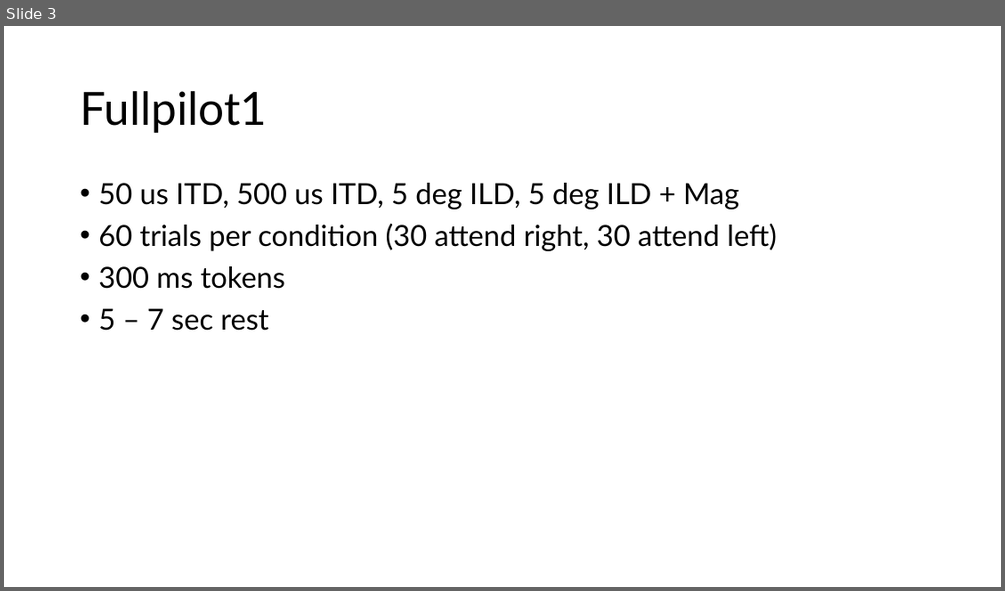
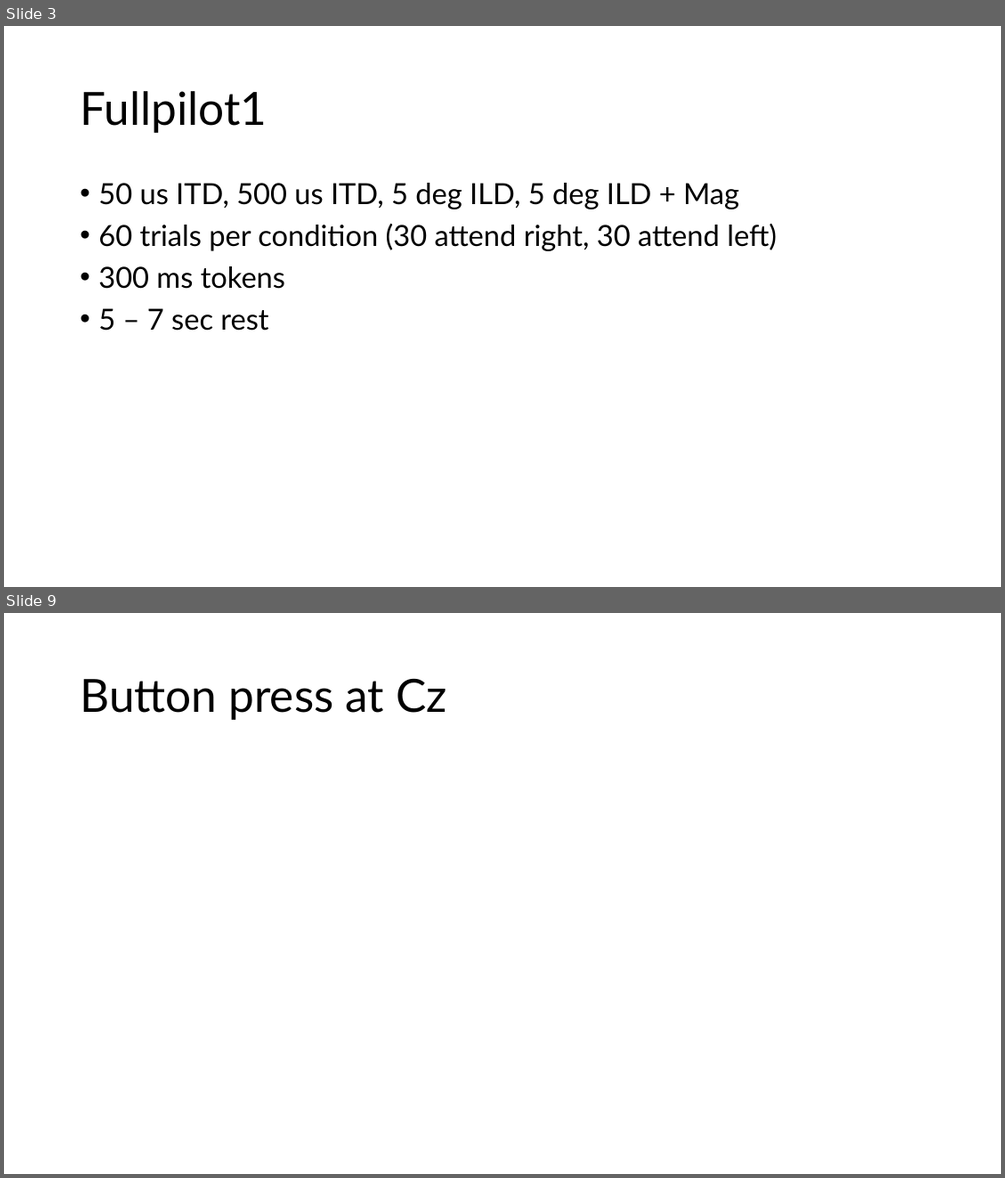
Before and after one commit to brichard28/MILD-Master, a slide deck: mild_master_neuroimaging_pilot.pptx. Shown one above the other, each under a label of ours: slide 3 before the commit, slides 3 and 9 after it; the slides between them are not shown. The pictures are 1005x591 and 1005x1178 pixels, drawn with LibreOffice and Linux fonts; fonts in the diff are those of the drawing. Boxes give left, top, right and bottom in pixels: in the first picture for what was removed or moved away, otherwise in the second. Text is boxed around its words. In the diff, an @@ line names an element or a change of style, - is before the commit and + after.

```diff
--- a/mild_master_neuroimaging_pilot.pptx
+++ b/mild_master_neuroimaging_pilot.pptx
@@ slide 9 added at <box>4,613,1001,1174</box>, background #FFFFFF @@
@@ title added at <box>80,678,446,720</box>, 44 pt, text #000000 @@
+Button press at Cz
```
Also in this commit, not shown: 7 other slides added, 1 slide removed, 22 other files.
